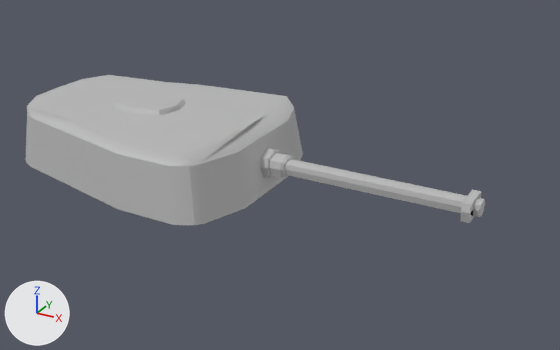
Renders of the FBX model Tank Game/Assets/Prefabs/TankTop.fbx from each side of a commit.
Rendered twice from a 50 mm lens placed at (0.1492, -0.2016, 0.154), pointed at (0.0375, 0.0017, 0.0524). The lights are fixed; the arrows at lower left show +X, +Y and +Z. Where no turn or scale is listed for an object, it has been applied to the vertices.

The first picture shows 'Tank_Top'.
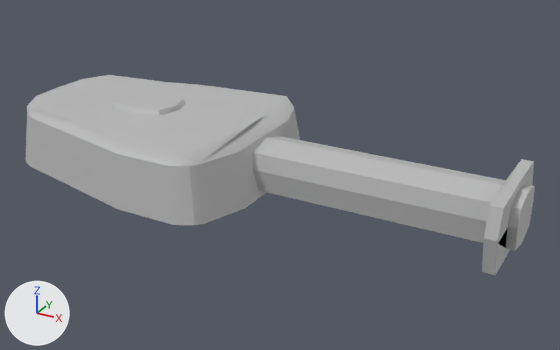
Changed parts and their boxes [x1, y1, x2, y2] in the pictures (560 x 350 px; the box of a moved part takes in the faces that stretch with it):
'Tank_Top', reshaped (11% wider, 33% taller)
    before: [26, 75, 485, 225]
    after: [26, 75, 535, 275]
part 1 of me_mesh, moved or reshaped
    before: [284, 158, 485, 223]
    after: [252, 136, 535, 275]

Patch to the scene script:
```diff
--- a/Tank Game/Assets/Prefabs/TankTop.fbx.py
+++ b/Tank Game/Assets/Prefabs/TankTop.fbx.py
@@ me_mesh @@
 # used by ob_tank_top; location = (-0.0074, -0.0004, 0.0606)
-me_mesh.from_pydata(...)  # 497 vertices, 245 faces; spans x -0.052..0.111, y -0.037..0.037, z -0.012..0.01
+me_mesh.from_pydata(...)  # 497 vertices, 235 faces; spans x -0.052..0.124, y -0.037..0.037, z -0.014..0.01
+# me_mesh part 1
+# 7 vertices are removed from x 0.049, y -0.003..0.002, z -0.006..-0.001
+# 32 faces are deleted
+# 52 vertices move from x 0.049..0.111, y -0.006..0.006, z -0.007..-0.001 to x 0.037..0.124, y -0.02..0.02, z -0.014..0.007
+# 7 new vertices lie (-0.08, 0.0, 0.0) away from vertices in x 0.107, y -0.003..0.002, z -0.006..-0.001
+# 22 new faces join them
 me_mesh.materials.append(mat_lambert7)
```
